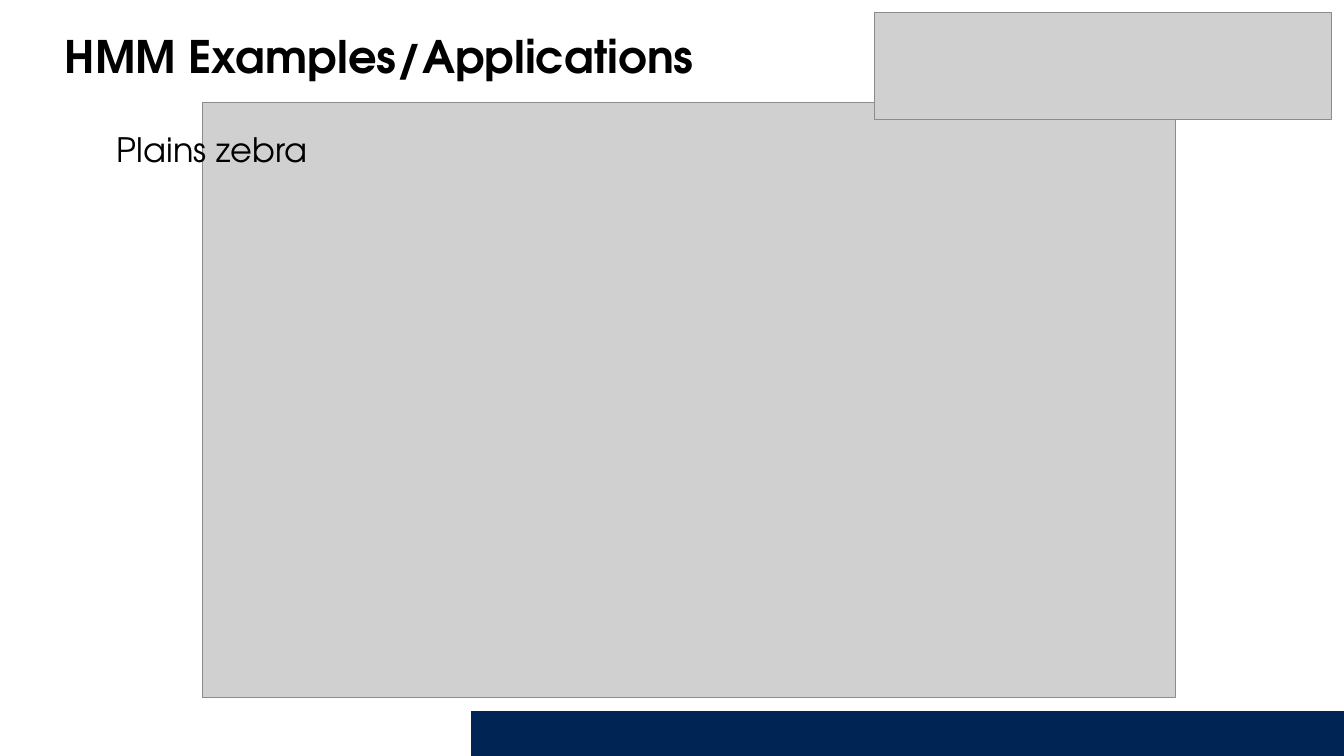
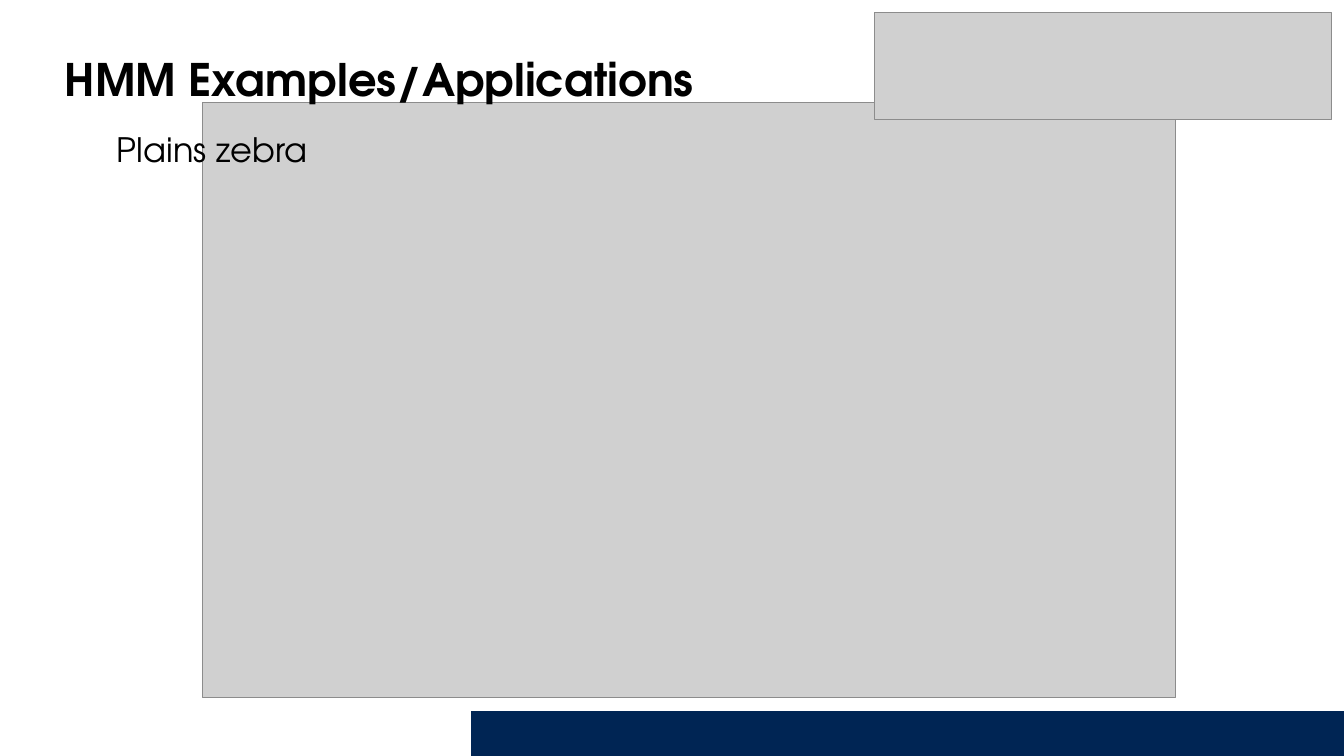
Before and after one commit to Smithsonian/Introduction_HMM, a slide deck: slide 17 of Presentation/IntroAnimalMovements_HMMs.pptx. Drawn at 1344x756 pixels with LibreOffice and Linux fonts; fonts in the diff are those of the drawing; grey boxes stand for pictures; background and template pictures are left out. Boxes give left, top, right and bottom in pixels: in the first picture for what was removed or moved away, otherwise in the second. Text is boxed around its words. In the diff, an @@ line names an element or a change of style, - is before the commit and + after.

```diff
--- a/Presentation/IntroAnimalMovements_HMMs.pptx
+++ b/Presentation/IntroAnimalMovements_HMMs.pptx
@@ text "HMM Examples/Applications" at (65, 61, 694, 115): line spacing 0.8 to 0.9 @@
```
Also in this commit, not shown: 8 other slides changed, 4 slides added, 4 slides removed.
